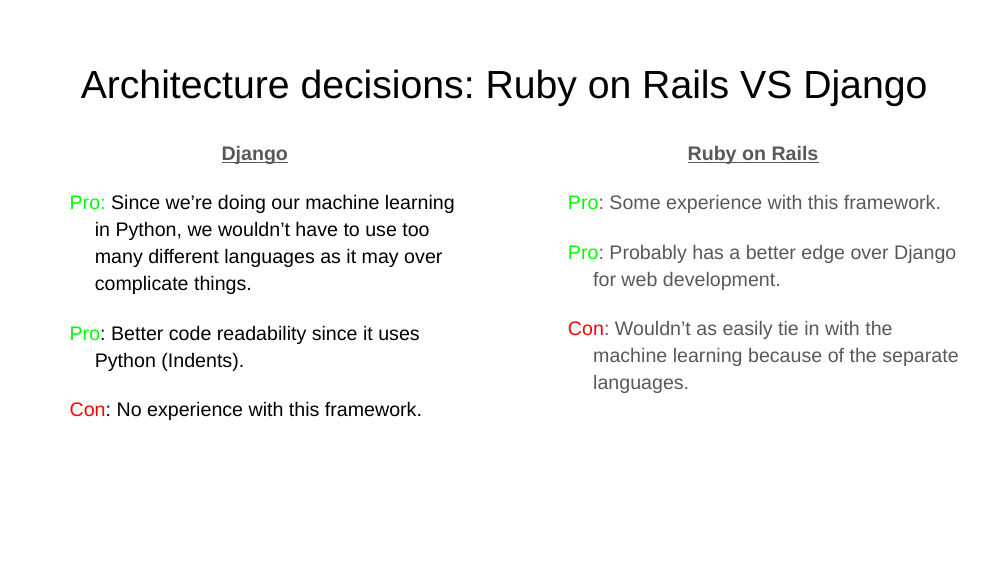
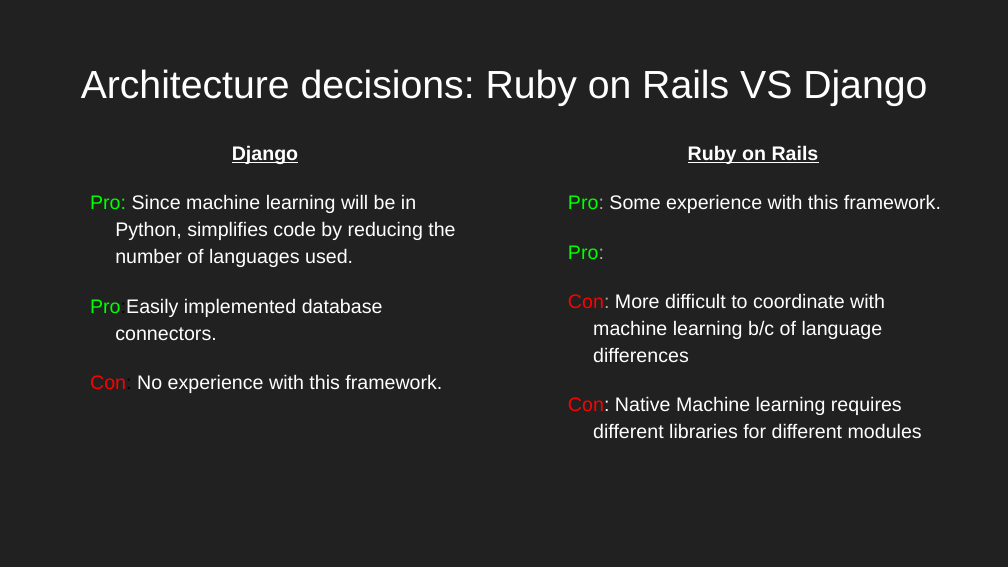
Before and after one commit to nreader72/NostraDomicile, a slide deck: slide 22 of docs/NostraDomicile.pptx (slide 14 before the commit). Drawn at 1008x567 pixels with LibreOffice and Linux fonts; fonts in the diff are those of the drawing; background and template pictures are left out. Boxes give left, top, right and bottom in pixels: in the first picture for what was removed or moved away, otherwise in the second. Text is boxed around its words. In the diff, an @@ line names an element or a change of style, - is before the commit and + after.

```diff
--- a/docs/NostraDomicile.pptx
+++ b/docs/NostraDomicile.pptx
@@ background #FFFFFF to picture (left out) @@
@@ title "Architecture decisions: Ruby on Rails ..." at (81, 69, 927, 106): text colour #000000 to #FFFFFF @@
@@ text "Django": place and size @@
-text "Django" at (70, 146, 455, 420)
+text "Django" at (90, 145, 455, 393)
@@ text at (90, 145, 442, 393): text colour #595959 to #FFFFFF in "Django"; text colour #000000 to #FFFFFF in "No experience with this framework." @@
@@ text at (568, 145, 941, 213): text colour #595959 to #FFFFFF in "Ruby on Rails", "Some experience with this framework."; text colour #595959 to #ADADAD in "Pro:" @@
@@ text at (90, 194, 455, 340): text changed; text colour #000000 to #FFFFFF @@
-Pro: Since we’re doing our machine learning in Python, we wouldn’t have to use too many different languages as it may over complicate things.
-Pro: Better code readability since it uses Python (Indents).
+Pro: Since machine learning will be in Python, simplifies code by reducing the number of languages used.
+Pro:Easily implemented database connectors.
@@ text at (568, 293, 922, 438): text changed; text colour #595959 to #FFFFFF @@
-Pro: Probably has a better edge over Django for web development.
-Con: Wouldn’t as easily tie in with the machine learning because of the separate languages.
+Pro:
+Con: More difficult to coordinate with machine learning b/c of language differences
+Con: Native Machine learning requires different libraries for different modules
```
Also in this commit, not shown: 7 other slides changed, 18 slides added, 9 slides removed.
